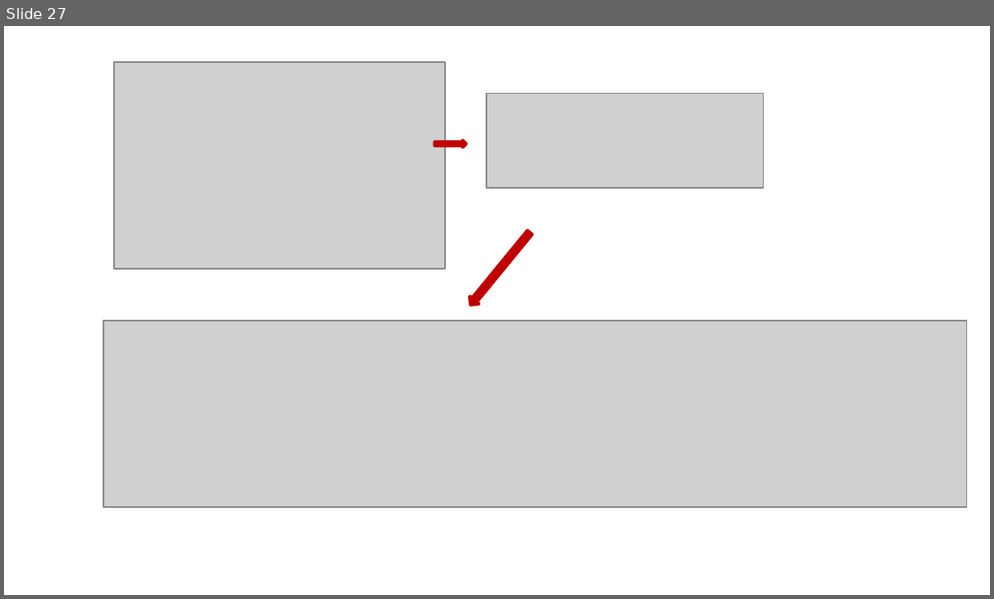
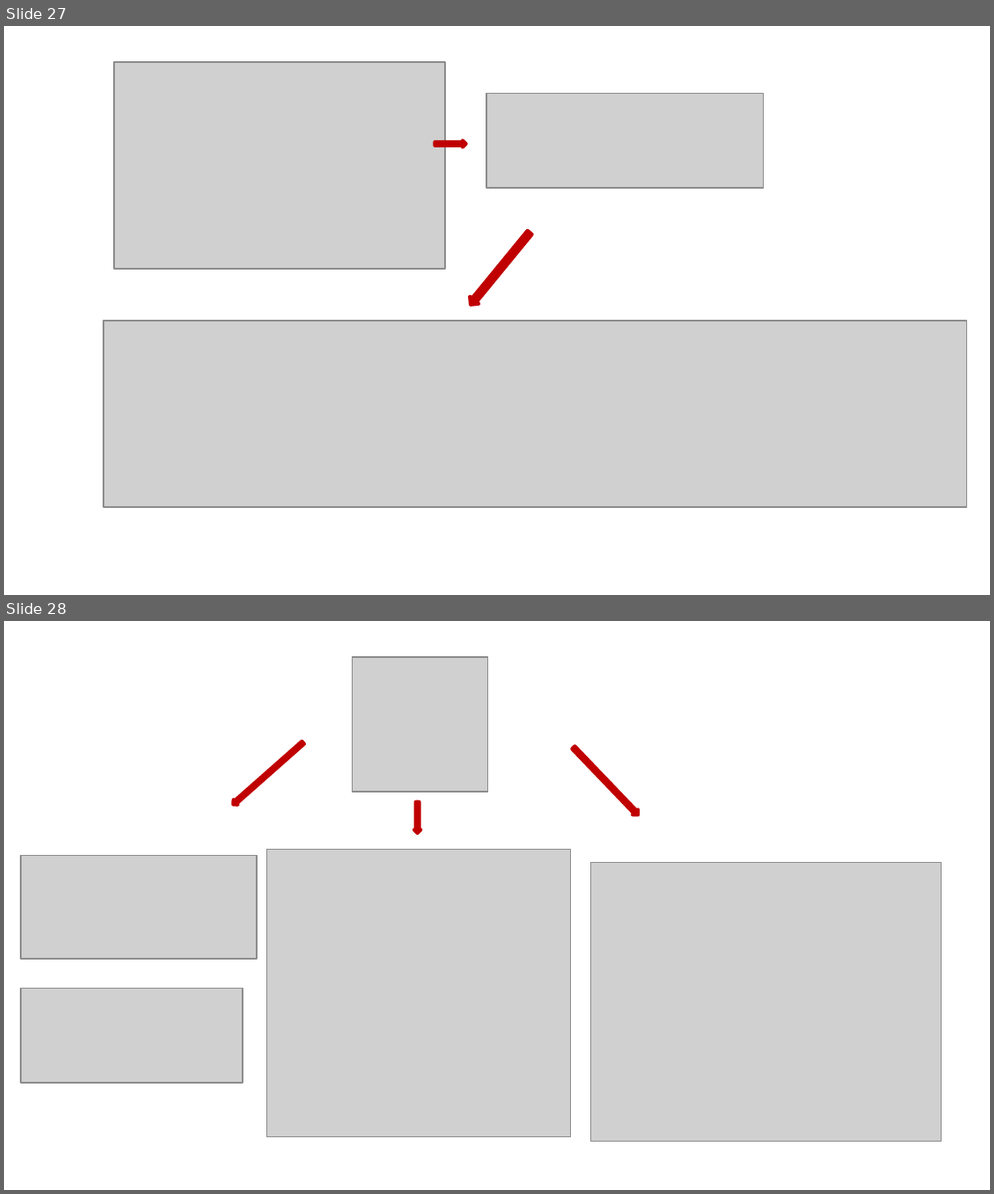
Before and after one commit to antronerds/r2-tutorials, a slide deck: docs/_static/images/tutorial_fig_2017_medium.pptx. Shown one above the other, each under a label of ours: slide 27 before the commit, slides 27 and 28 after it. The pictures are 994x599 and 994x1194 pixels, drawn with LibreOffice and Linux fonts; fonts in the diff are those of the drawing; grey boxes stand for pictures. Boxes give left, top, right and bottom in pixels: in the first picture for what was removed or moved away, otherwise in the second. Text is boxed around its words. In the diff, an @@ line names an element or a change of style, - is before the commit and + after.

```diff
--- a/docs/_static/images/tutorial_fig_2017_medium.pptx
+++ b/docs/_static/images/tutorial_fig_2017_medium.pptx
@@ slide 28 added at [4,621,990,1190], background #FFFFFF @@
@@ picture added at [352,658,488,792] @@
@@ down arrow added at [230,741,305,808], fill #C00000, outline #C00000 2 pt @@
@@ down arrow added at [571,746,641,818], fill #C00000, outline #C00000 2 pt @@
@@ down arrow added at [414,802,420,834], fill #C00000, outline #C00000 2 pt @@
@@ picture added at [21,855,257,959] @@
@@ picture added at [267,850,571,1138] @@
@@ picture added at [592,863,941,1141] @@
@@ picture added at [21,989,243,1084] @@
```
Also in this commit, not shown: 1 other slide added, 8 other files.
